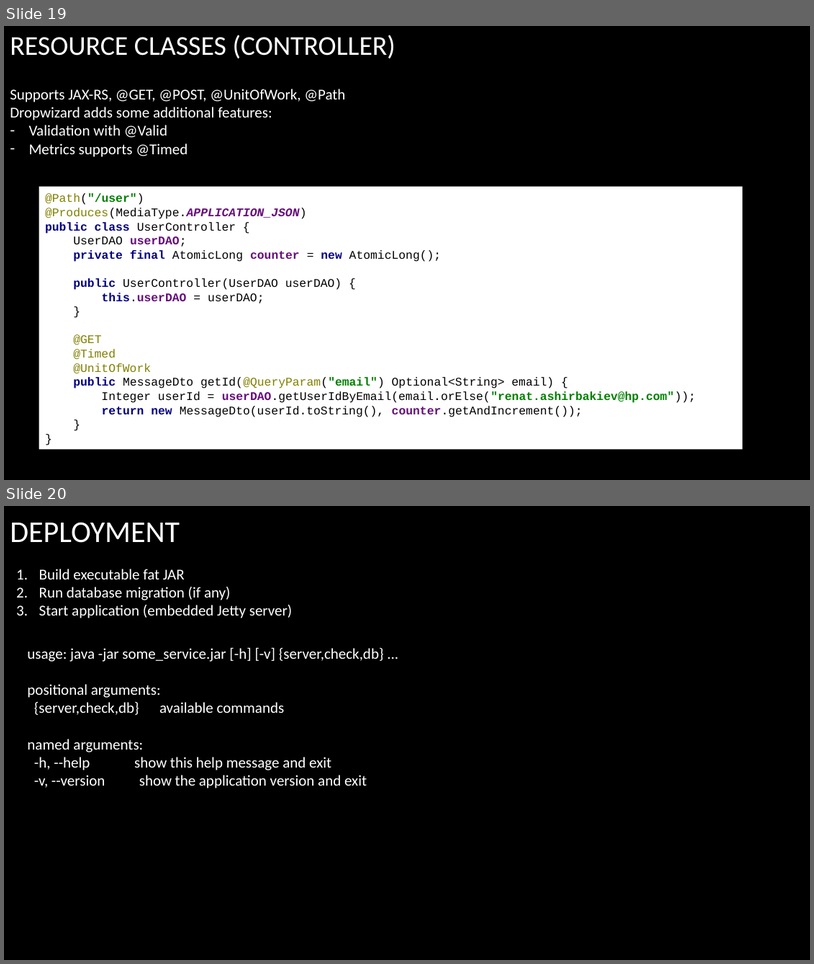
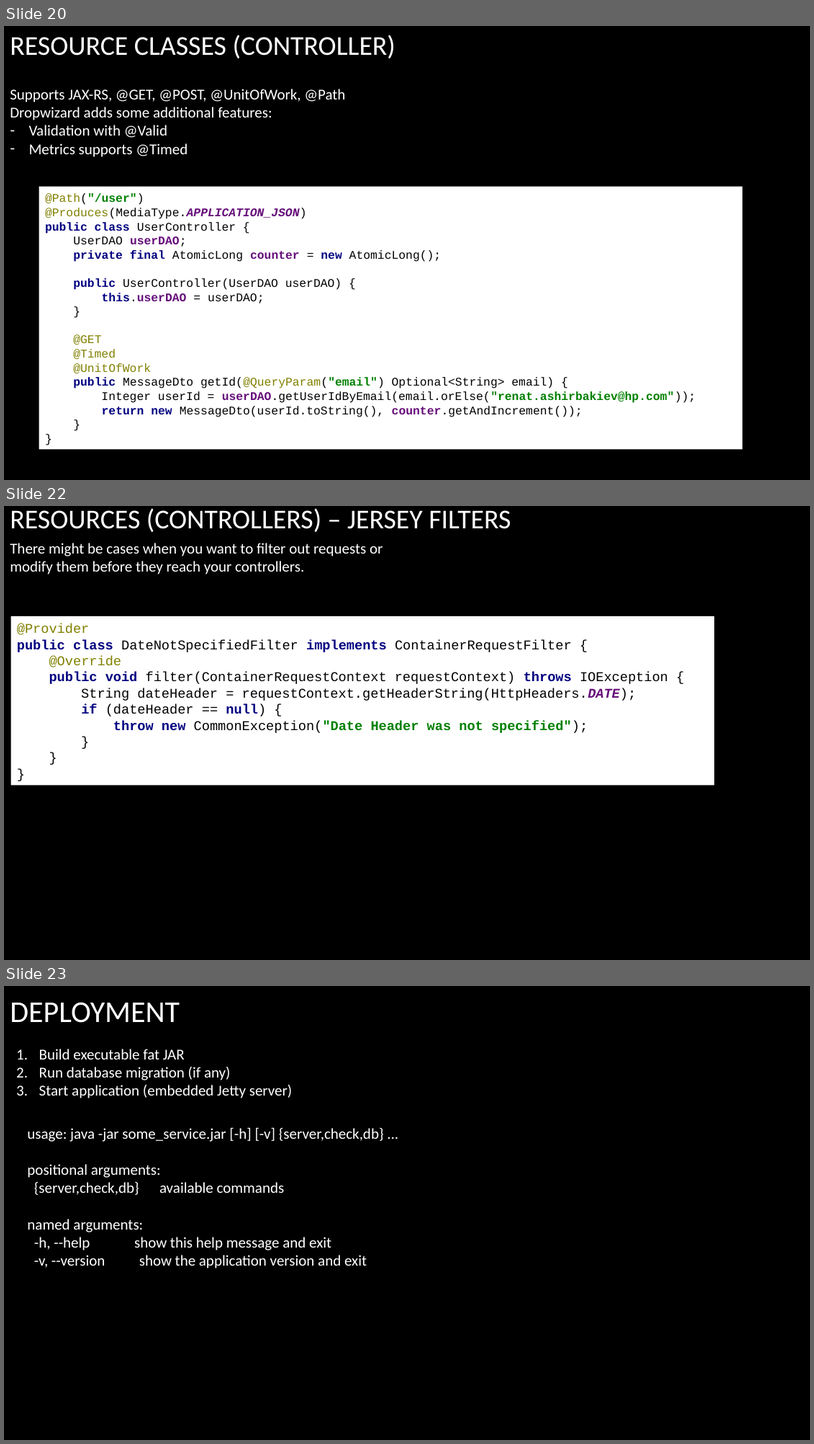
Before and after one commit to arenat/wiza_1, a slide deck: wiza.pptx. Shown one above the other, each under a label of ours: slides 19 and 20 before the commit, slides 20, 22 and 23 after it; the slides between them are not shown. The pictures are 814x964 and 814x1444 pixels, drawn with LibreOffice and Linux fonts; fonts in the diff are those of the drawing; background and template pictures are left out. Boxes give left, top, right and bottom in pixels: in the first picture for what was removed or moved away, otherwise in the second. Text is boxed around its words. In the diff, an @@ line names an element or a change of style, - is before the commit and + after.

```diff
--- a/wiza.pptx
+++ b/wiza.pptx
@@ slide 22 added at box(4, 506, 810, 960), background picture (left out) @@
@@ title added at box(10, 508, 511, 532), 32.4 pt, text #FFFFFF @@
+RESOURCES (CONTROLLERS) – JERSEY FILTERS
@@ text added at box(10, 543, 383, 574), 18 pt, text #FFFFFF @@
+There might be cases when you want to filter out requests or modify them before they reach your controllers.
@@ rectangle added at box(10, 616, 715, 785), fill #FFFFFF, 16 pt, text #000000 @@
+@Provider
+public class DateNotSpecifiedFilter implements ContainerRequestFilter {
+@Override
+public void filter(ContainerRequestContext requestContext) throws IOException {
+String dateHeader = requestContext.getHeaderString(HttpHeaders.DATE);
+if (dateHeader == null) {
+throw new CommonException("Date Header was not specified");
+}
+}
+}
@@ what was slide 19 is now slide 20 @@
@@ what was slide 20 is now slide 23 @@
```
Also in this commit, not shown: 2 slides changed, 9 other slides added.
